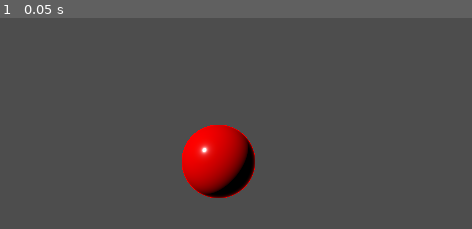
Above: before the commit, frame 1.
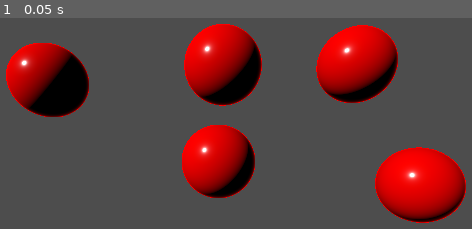
Above: after the commit, the same moment.

Repository: RaspberryProgramming/GodotPortfolio
Game: Godot game, scene res://Balloon Popper/BaloonPopper.tscn
Same seed, same stepped clock (60 frames per second), same inputs: the game is played once before the commit and once after it.
Inputs:
- Up to frame 1 (0.05 s): no input

The runs differ from the first frame. In frame 1, 20% of the frame differs, in the area x 1-99%, y 2-98%.

Commit message:
Balloon Popper - Lesson 6
Added code to keep score and pop balloons

Diff:
--- a/Courses/Godot 4 Mini-Projects/Balloon Popper/Balloon.gd
+++ b/Courses/Godot 4 Mini-Projects/Balloon Popper/Balloon.gd
@@ -8,4 +8,9 @@
 
 func _on_input_event(camera: Node, event: InputEvent, position: Vector3, normal: Vector3, shape_idx: int):
   if event is InputEventMouseButton and event.button_index == MOUSE_BUTTON_LEFT and event.pressed:
-    print("Increase Size")
+    scale += Vector3.ONE*size_increase
+    clicks_to_pop -= 1
+
+    if clicks_to_pop == 0:
+      get_node("/root/Main").increase_score(score_to_give)
+      queue_free()
--- /dev/null
+++ b/Courses/Godot 4 Mini-Projects/Balloon Popper/BalloonManager.gd
@@ -0,0 +1,7 @@
+extends Node3D
+
+var score : int = 0
+
+func increase_score(amount:int):
+  score += amount
+  print(score)
--- a/Courses/Godot 4 Mini-Projects/Balloon Popper/BaloonPopper.tscn
+++ b/Courses/Godot 4 Mini-Projects/Balloon Popper/BaloonPopper.tscn
@@ -1,6 +1,7 @@
-[gd_scene load_steps=5 format=3 uid="uid://c5o2wycwkfdln"]
+[gd_scene load_steps=6 format=3 uid="uid://c5o2wycwkfdln"]
 
 [ext_resource type="Material" uid="uid://chu8cxw7bg3p2" path="res://Balloon Popper/Balloon.tres" id="1_g35fd"]
+[ext_resource type="Script" path="res://Balloon Popper/BalloonManager.gd" id="1_hpyod"]
 [ext_resource type="Script" path="res://Balloon Popper/Balloon.gd" id="1_x2lxi"]
 
 [sub_resource type="SphereMesh" id="SphereMesh_ifjd7"]
@@ -8,6 +9,31 @@
 [sub_resource type="SphereShape3D" id="SphereShape3D_idy11"]
 
 [node name="Main" type="Node3D"]
+script = ExtResource("1_hpyod")
+
+[node name="Balloon2" type="Area3D" parent="."]
+transform = Transform3D(1, 0, 0, 0, 1, 0, 0, 0, 1, 1.85689, 1.30167, 0.00893724)
+script = ExtResource("1_x2lxi")
+
+[node name="Model" type="MeshInstance3D" parent="Balloon2"]
+material_override = ExtResource("1_g35fd")
+mesh = SubResource("SphereMesh_ifjd7")
+skeleton = NodePath("../../Balloon2")
+
+[node name="CollisionShape3D" type="CollisionShape3D" parent="Balloon2"]
+shape = SubResource("SphereShape3D_idy11")
+
+[node name="Balloon5" type="Area3D" parent="."]
+transform = Transform3D(1, 0, 0, 0, 1, 0, 0, 0, 1, 2.66431, -0.311429, 0.0635872)
+script = ExtResource("1_x2lxi")
+
+[node name="Model" type="MeshInstance3D" parent="Balloon5"]
+material_override = ExtResource("1_g35fd")
+mesh = SubResource("SphereMesh_ifjd7")
+skeleton = NodePath("../../Balloon5")
+
+[node name="CollisionShape3D" type="CollisionShape3D" parent="Balloon5"]
+shape = SubResource("SphereShape3D_idy11")
 
 [node name="Balloon" type="Area3D" parent="."]
 script = ExtResource("1_x2lxi")
@@ -25,4 +51,31 @@
 [node name="DirectionalLight3D" type="DirectionalLight3D" parent="."]
 transform = Transform3D(0.58263, 0.500924, -0.640013, -0.148293, 0.839781, 0.522281, 0.799094, -0.209387, 0.563565, -4.66126, 1.87067, 1.74819)
 
+[node name="Balloon4" type="Area3D" parent="."]
+transform = Transform3D(1, 0, 0, 0, 1, 0, 0, 0, 1, -2.34365, 1.11844, -0.0924969)
+script = ExtResource("1_x2lxi")
+
+[node name="Model" type="MeshInstance3D" parent="Balloon4"]
+material_override = ExtResource("1_g35fd")
+mesh = SubResource("SphereMesh_ifjd7")
+skeleton = NodePath("../../Balloon4")
+
+[node name="CollisionShape3D" type="CollisionShape3D" parent="Balloon4"]
+shape = SubResource("SphereShape3D_idy11")
+
+[node name="Balloon3" type="Area3D" parent="."]
+transform = Transform3D(1, 0, 0, 0, 1, 0, 0, 0, 1, 0.0580347, 1.23256, 0.191772)
+script = ExtResource("1_x2lxi")
+
+[node name="Model" type="MeshInstance3D" parent="Balloon3"]
+material_override = ExtResource("1_g35fd")
+mesh = SubResource("SphereMesh_ifjd7")
+
+[node name="CollisionShape3D" type="CollisionShape3D" parent="Balloon3"]
+shape = SubResource("SphereShape3D_idy11")
+
+[connection signal="input_event" from="Balloon2" to="Balloon2" method="_on_input_event"]
+[connection signal="input_event" from="Balloon5" to="Balloon5" method="_on_input_event"]
 [connection signal="input_event" from="Balloon" to="Balloon" method="_on_input_event"]
+[connection signal="input_event" from="Balloon4" to="Balloon4" method="_on_input_event"]
+[connection signal="input_event" from="Balloon3" to="Balloon3" method="_on_input_event"]
